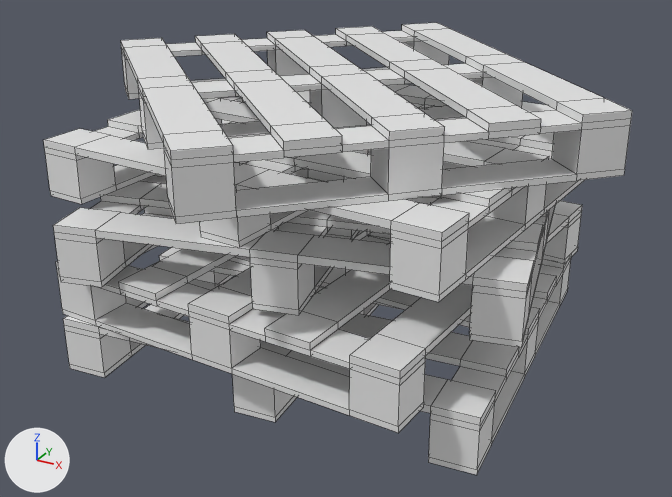
Two versions of the Blender file BlendFilesForUnity/PalletStack1.blend, one commit apart.
Before and after are seen from a 50 mm camera at (1.82, -3.33, 2.05) aimed at (0.04, -0.1, 0.44). Arrows for +X, +Y and +Z are at lower left; the lights stay in place. Mesh edges are drawn as thin lines.
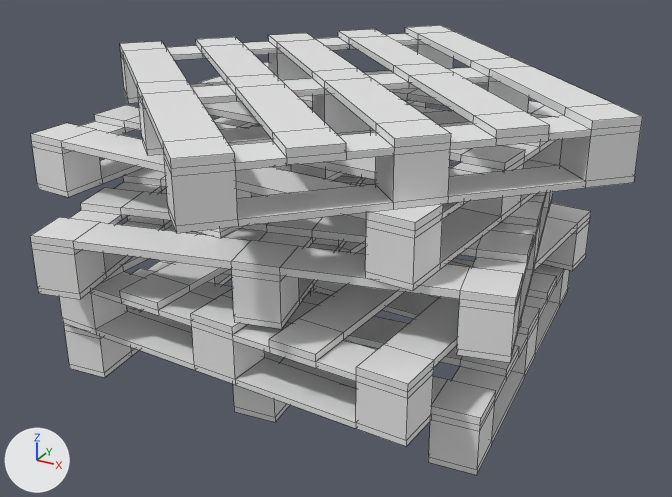
Edits to the bpy script that builds the scene:
```text
Change me_cube_003:
    where me_cube_003.from_pydata(...)  # 1260 vertices, 1390 faces; spans x -3.12..3.12, y -5.42..5.42, z -2.6..1.73
    used by ob_cube_003; location = (0.0, 0.0, 0.714); rotation_euler = (0.0, 0.0, -0.0686), in degrees (0, 0, -3.9); scale = (0.383, 0.219, 0.275)
    me_cube_003 part 1: the loose piece of 252 vertices spanning x -2.32..2.32, y -3.65..3.65, z 0.0..0.87 is moved by (-0.28, 0.13, 0.0)
    me_cube_003 part 2: the loose piece of 252 vertices spanning x -3.12..3.12, y -5.42..5.42, z 0.87..1.73 is moved by (0.13, -0.26, 0.0)
    me_cube_003 part 3: the loose piece of 252 vertices spanning x -2.81..2.81, y -4.63..4.63, z -0.87..0.0 is moved by (0.02, -0.53, 0.0)
    me_cube_003 part 4: the loose piece of 252 vertices spanning x -2.1..2.1, y -4.09..4.09, z -1.73..-0.87 is moved by (0.15, -0.25, 0.0)
```

Where the change shows, as pixel boxes (x1, y1, x2, y2) in the pictures (672 x 497 px; the box of a moved part takes in the faces that stretch with it):
'Cube.003', reshaped: before (43, 23, 632, 475); after (30, 25, 642, 475)
part 1 of me_cube_003, moved or reshaped: before (43, 84, 584, 302); after (31, 62, 564, 291)
part 2 of me_cube_003, moved or reshaped: before (121, 23, 632, 224); after (120, 25, 642, 233)
part 3 of me_cube_003, moved or reshaped: before (53, 119, 556, 347); after (30, 125, 553, 363)
part 4 of me_cube_003, moved or reshaped: before (56, 168, 582, 433); after (59, 170, 591, 446)
